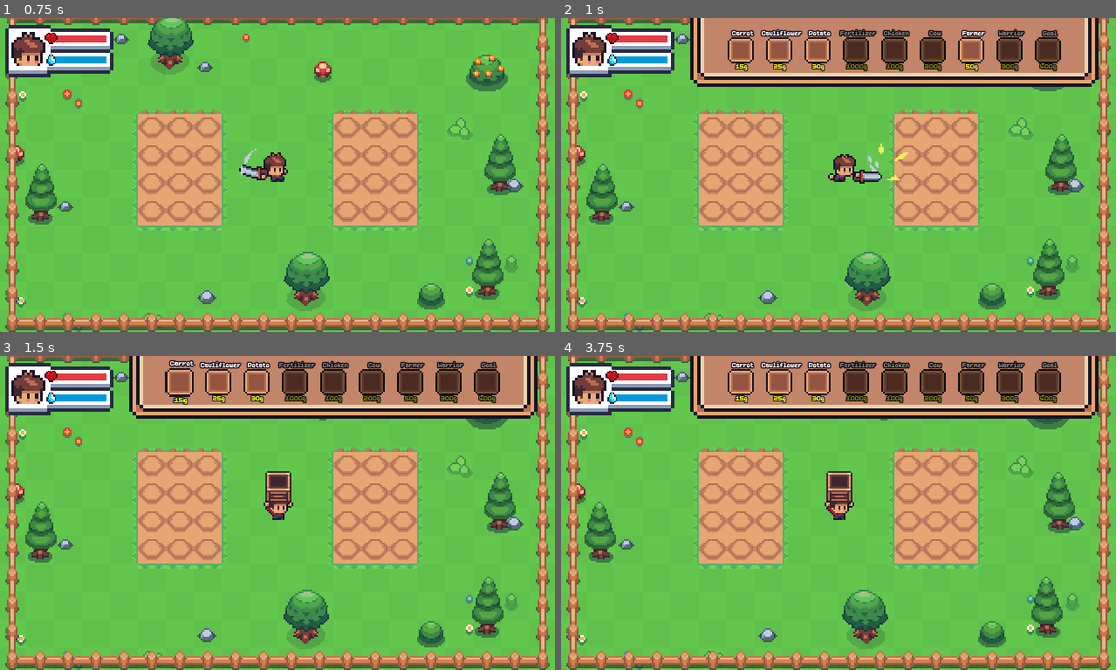
Above: before the commit, frames 1-4 (two rows, left to right).
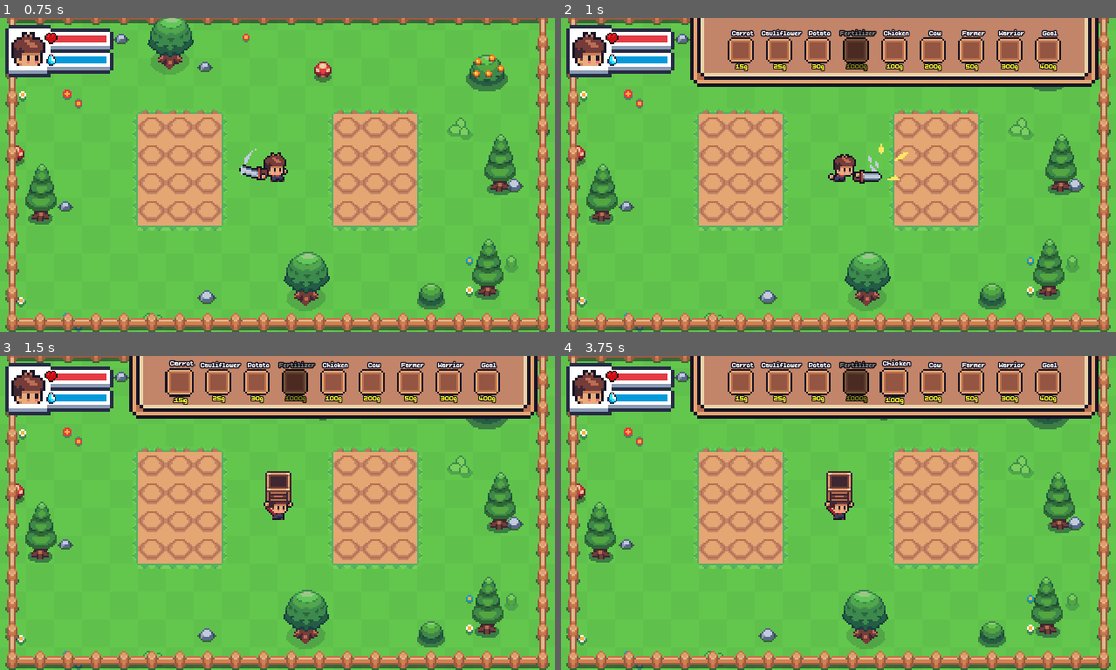
Above: after the commit, the same moments.

Repository: BenedictZir/farmageddon
Game: Godot game, scene res://Scenes/Level/level_base.tscn
Two runs of this game, one before a commit and one after it. Both use one fixed random seed, a clock stepped at 60 frames per second and the inputs below.
Inputs (mouse positions are in pixels of both pictures, inside the frame that each line leads up to):
- Up to frame 1 (0.75 s): tap Enter at 0.5 s; move the mouse to (399, 159) at 0.52 s; press the mouse at (399, 159) at 0.53 s; hold Right (move_right) from 0.53 s (still down)
- Up to frame 2 (1 s): keep holding Right (move_right); tap Tab (shop_toggle) at 0.77 s; tap Q (drop) at 0.8 s
- Up to frame 3 (1.5 s): release Right (move_right) at 1.25 s; release the mouse at (399, 497) at 1.25 s; click "Carrot" at 1.25 s
- Up to frame 4 (3.75 s): click "Cauliflower" at 2 s; click "Potato" at 2.75 s; click (894, 381) at 3.5 s, where only the run after the commit has a clickable "Chicken"

Frame 1 is identical in both runs. In frame 2, 1.5% of the frame differs, in the area x 58-90%, y 3-17%; in frame 3, 1.8%; in frame 4, 2.0%, in the area x 57-90%, y 0-16%.

Commit message:
feat: game manager and outline for dropped item

Diff:
--- /dev/null
+++ b/Scenes/Autoloads/game_manager.tscn
@@ -0,0 +1,55 @@
+[gd_scene format=3 uid="uid://cax2g5f3d4h3i"]
+
+[ext_resource type="Script" uid="uid://c5pv7eckwm1au" path="res://Scripts/Autoloads/game_manager.gd" id="1_manager"]
+[ext_resource type="FontFile" uid="uid://dwtf8x3d22yem" path="res://Assets/Fonts/BoldPixels.ttf" id="2_font"]
+
+[node name="GameManager" type="CanvasLayer" unique_id=198126639]
+process_mode = 3
+layer = 100
+script = ExtResource("1_manager")
+
+[node name="ColorRect" type="ColorRect" parent="." unique_id=1064266882]
+anchors_preset = 15
+anchor_right = 1.0
+anchor_bottom = 1.0
+grow_horizontal = 2
+grow_vertical = 2
+color = Color(0, 0, 0, 0.705882)
+
+[node name="VBoxContainer" type="VBoxContainer" parent="." unique_id=1028483383]
+anchors_preset = 8
+anchor_left = 0.5
+anchor_top = 0.5
+anchor_right = 0.5
+anchor_bottom = 0.5
+offset_left = -100.0
+offset_top = -50.0
+offset_right = 100.0
+offset_bottom = 50.0
+grow_horizontal = 2
+grow_vertical = 2
+theme_override_constants/separation = 20
+
+[node name="TitleLabel" type="Label" parent="VBoxContainer" unique_id=330103171]
+layout_mode = 2
+theme_override_fonts/font = ExtResource("2_font")
+theme_override_font_sizes/font_size = 32
+text = "LEVEL COMPLETE"
+horizontal_alignment = 1
+
+[node name="HBoxContainer" type="HBoxContainer" parent="VBoxContainer" unique_id=745345094]
+layout_mode = 2
+theme_override_constants/separation = 20
+alignment = 1
+
+[node name="RetryButton" type="Button" parent="VBoxContainer/HBoxContainer" unique_id=728971623]
+layout_mode = 2
+theme_override_fonts/font = ExtResource("2_font")
+theme_override_font_sizes/font_size = 16
+text = " Retry "
+
+[node name="NextButton" type="Button" parent="VBoxContainer/HBoxContainer" unique_id=1816213682]
+layout_mode = 2
+theme_override_fonts/font = ExtResource("2_font")
+theme_override_font_sizes/font_size = 16
+text = " Next Level "
--- a/Scenes/Items/dropped_item.tscn
+++ b/Scenes/Items/dropped_item.tscn
@@ -1,9 +1,25 @@
 [gd_scene format=3 uid="uid://cen6im0vk5etl"]
 
+[ext_resource type="Shader" uid="uid://ogg2oay2xkbc" path="res://Shaders/outline.gdshader" id="2_qg7x7"]
+[ext_resource type="Texture2D" uid="uid://cav12hpt30cr6" path="res://Assets/Sunnyside_World_ASSET_PACK_V2.1/Sunnyside_World_ASSET_PACK_V2.1/Sunnyside_World_Assets/Elements/Crops/carrot_05.png" id="3_allw1"]
 [ext_resource type="Script" uid="uid://d7cjjm3kvhm4" path="res://Scripts/Placeables/dropped_item.gd" id="scr_dropped"]
 
 [sub_resource type="RectangleShape2D" id="RectangleShape2D_3w7xp"]
 size = Vector2(16, 16)
+
+[sub_resource type="ShaderMaterial" id="ShaderMaterial_allw1"]
+resource_local_to_scene = true
+shader = ExtResource("2_qg7x7")
+shader_parameter/color = Color(1, 1, 1, 1)
+shader_parameter/width = 1.0
+shader_parameter/pattern = 0
+shader_parameter/inside = false
+shader_parameter/add_margins = true
+shader_parameter/do_abs = false
+shader_parameter/do_quantize = false
+shader_parameter/quantize_to = 1.0
+shader_parameter/sine_amplitude = Vector2(0, 1)
+shader_parameter/sine_speed = Vector2(0, 1)
 
 [node name="DroppedItem" type="Area2D" unique_id=489467237]
 collision_layer = 8
@@ -14,3 +30,5 @@
 shape = SubResource("RectangleShape2D_3w7xp")
 
 [node name="Sprite2D" type="Sprite2D" parent="." unique_id=575898322]
+material = SubResource("ShaderMaterial_allw1")
+texture = ExtResource("3_allw1")
--- a/Scenes/Level/level_base.tscn
+++ b/Scenes/Level/level_base.tscn
@@ -8,6 +8,7 @@
 [ext_resource type="Texture2D" uid="uid://g34vps1bunb0" path="res://Assets/Sunnyside_World_ASSET_PACK_V2.1/Sunnyside_World_ASSET_PACK_V2.1/Sunnyside_World_Assets/Elements/Plants/spr_deco_tree_01_strip4.png" id="5_dlak8"]
 [ext_resource type="Shader" uid="uid://w3mckfty164d" path="res://Shaders/sawit.gdshader" id="5_sj5t6"]
 [ext_resource type="PackedScene" uid="uid://cmgajr2sc2bvt" path="res://Scenes/Enemy/goblin.tscn" id="8_6fsfs"]
+[ext_resource type="Script" uid="uid://dofyuwdsoybf2" path="res://Scripts/Level/level_base.gd" id="scr_lvl_b"]
 
 [sub_resource type="TileSetAtlasSource" id="TileSetAtlasSource_ty4vd"]
 texture = ExtResource("2_i1iga")
@@ -1779,6 +1780,7 @@
 
 [node name="LevelBase" type="Node2D" unique_id=395313815]
 y_sort_enabled = true
+script = ExtResource("scr_lvl_b")
 
 [node name="Ground" type="TileMapLayer" parent="." unique_id=1670514207]
 z_index = -1
@@ -1928,3 +1930,11 @@
 
 [node name="Goblin" parent="." unique_id=7649292 instance=ExtResource("8_6fsfs")]
 position = Vector2(1047, -23)
+player_detect_range = null
+steal_detect_range = null
+attack_range = null
+attack_stop_range = null
+steal_duration = null
+run_speed = null
+walk_speed = null
+roam_change_interval = null
--- a/Scenes/UI/shop.tscn
+++ b/Scenes/UI/shop.tscn
@@ -1331,9 +1331,12 @@
 
 [node name="Carrot" parent="Bar/HBoxContainer/Crops" unique_id=2002373778 instance=ExtResource("scn_shop_item")]
 layout_mode = 2
+item_id = null
 item_name = "Carrot"
 price = 15
 item_data = ExtResource("14_m1un4")
+hover_scale_multiplier = null
+animation_duration = null
 
 [node name="Cauliflower" parent="Bar/HBoxContainer/Crops" unique_id=462347908 instance=ExtResource("scn_shop_item")]
 layout_mode = 2
@@ -1341,18 +1344,24 @@
 item_name = "Cauliflower"
 price = 25
 item_data = ExtResource("15_een5p")
+hover_scale_multiplier = null
+animation_duration = null
 
 [node name="Crop3" parent="Bar/HBoxContainer/Crops" unique_id=808732040 instance=ExtResource("scn_shop_item")]
 layout_mode = 2
 item_id = 3
 item_name = "Potato"
 price = 30
+hover_scale_multiplier = null
+animation_duration = null
 
 [node name="Fertilizer" parent="Bar/HBoxContainer/Crops" unique_id=847154558 instance=ExtResource("scn_shop_item")]
 layout_mode = 2
 item_id = 4
 item_name = "Fertilizer"
 price = 1000
+hover_scale_multiplier = null
+animation_duration = null
 
 [node name="Animals" type="HBoxContainer" parent="Bar/HBoxContainer" unique_id=114398264]
 layout_mode = 2
@@ -1362,12 +1371,16 @@
 item_id = 5
 item_name = "Chicken"
 price = 100
+hover_scale_multiplier = null
+animation_duration = null
 
 [node name="Cow" parent="Bar/HBoxContainer/Animals" unique_id=1377985927 instance=ExtResource("scn_shop_item")]
 layout_mode = 2
 item_id = 6
 item_name = "Cow"
 price = 200
+hover_scale_multiplier = null
+animation_duration = null
 
 [node name="Helper" type="HBoxContainer" parent="Bar/HBoxContainer" unique_id=1101036095]
 layout_mode = 2
@@ -1377,12 +1390,16 @@
 item_id = 7
 item_name = "Farmer"
 price = 50
+hover_scale_multiplier = null
+animation_duration = null
 
 [node name="WarriorHelper" parent="Bar/HBoxContainer/Helper" unique_id=800627408 instance=ExtResource("scn_shop_item")]
 layout_mode = 2
 item_id = 8
 item_name = "Warrior"
 price = 300
+hover_scale_multiplier = null
+animation_duration = null
 
 [node name="Goal2" type="HBoxContainer" parent="Bar/HBoxContainer" unique_id=1957344051]
 layout_mode = 2
@@ -1392,5 +1409,7 @@
 item_id = 9
 item_name = "Goal"
 price = 400
+hover_scale_multiplier = null
+animation_duration = null
 
 [node name="AnimationPlayer" type="AnimationPlayer" parent="." unique_id=1027574005]
--- a/Scripts/Autoloads/currency_manager.gd
+++ b/Scripts/Autoloads/currency_manager.gd
@@ -5,7 +5,7 @@
 
 signal gold_changed(new_amount: int)
 
-var gold: int = 50 : set = set_gold
+var gold: int = 500 : set = set_gold
 
 func set_gold(value: int) -> void:
 	gold = max(0, value)
--- /dev/null
+++ b/Scripts/Autoloads/game_manager.gd
@@ -0,0 +1,103 @@
+extends CanvasLayer
+
+## Autoload that manages cross-level data, win/lose conditions, and the Game Loop UI.
+
+@onready var color_rect: ColorRect = $ColorRect
+@onready var title_label: Label = $VBoxContainer/TitleLabel
+@onready var retry_button: Button = $VBoxContainer/HBoxContainer/RetryButton
+@onready var next_button: Button = $VBoxContainer/HBoxContainer/NextButton
+@onready var vbox: VBoxContainer = $VBoxContainer
+
+var map_extents := Vector2(320, 180) # Default size
+var current_level_path := ""
+
+var _game_over := false
+var _check_timer := 0.0
+
+
+func _ready() -> void:
+	hide_ui()
+	retry_button.pressed.connect(_on_retry_pressed)
+	next_button.pressed.connect(_on_next_pressed)
+
+
+func register_level(extents: Vector2, scene_path: String) -> void:
+	map_extents = extents
+	current_level_path = scene_path
+	_game_over = false
+	hide_ui()
+
+
+func _process(delta: float) -> void:
+	if _game_over:
+		return
+
+	_check_timer += delta
+	if _check_timer >= 1.0:
+		_check_timer = 0.0
+		_check_lose_condition()
+
+
+func _check_lose_condition() -> void:
+	# Lose if: Gold < lowest shop price (assuming 15) AND
+	# No crops planted AND player not holding any seeds/crops.
+	if CurrencyManager.gold >= 15:
+		return
+
+	var player = PlayerRef.instance
+	if player and player.is_carrying:
+		var held = player.get("_held_item")
+		if held is CropData:
+			return # Still has seeds/crops to plant/sell
+
+	var planted_crops = get_tree().get_nodes_in_group("plantable_tiles").filter(func(tile): return tile.get("occupied") == true)
+	if planted_crops.size() > 0:
+		return # Crops are growing
+
+	# No money, no seeds, no crops growing = softlock
+	lose()
+
+
+func win() -> void:
+	if _game_over:
+		return
+	_game_over = true
+	get_tree().paused = true
+	title_label.text = "LEVEL COMPLETE!"
+	color_rect.color = Color(0, 0, 0, 0.7)
+	next_button.show()
+	show_ui()
+
+
+func lose() -> void:
+	if _game_over:
+		return
+	_game_over = true
+	get_tree().paused = true
+	title_label.text = "TRY AGAIN"
+	title_label.modulate = Color.INDIAN_RED
+	color_rect.color = Color(0, 0, 0, 0.8)
+	next_button.hide()
+	show_ui()
+
+
+func show_ui() -> void:
+	visible = true
+
+
+func hide_ui() -> void:
+	visible = false
+	get_tree().paused = false
+
+
+func _on_retry_pressed() -> void:
+	get_tree().paused = false
+	get_tree().reload_current_scene()
+	# TODO
+
+
+func _on_next_pressed() -> void:
+	get_tree().paused = false
+	# Soon: we will load the next level from an array
+	# For now, just reload the current level to simulate transition
+	get_tree().reload_current_scene()
--- a/Scripts/Enemy/goblin_ai.gd
+++ b/Scripts/Enemy/goblin_ai.gd
@@ -88,12 +88,12 @@
 
 func get_nearest_edge() -> Vector2:
 	var pos := global_position
-	# For a map centered at (0,0) with 640x360 boundaries:
+	var extents := GameManager.map_extents
 	var edges := [
-		Vector2(pos.x, -105),
-		Vector2(pos.x, 105),
-		Vector2(-170, pos.y),
-		Vector2(170, pos.y),
+		Vector2(pos.x, -extents.y),
+		Vector2(pos.x, extents.y),
+		Vector2(-extents.x, pos.y),
+		Vector2(extents.x, pos.y),
 	]
 	var nearest = edges[0]
 	var nearest_dist := pos.distance_to(edges[0])
--- /dev/null
+++ b/Scripts/Level/level_base.gd
@@ -0,0 +1,12 @@
+extends Node2D
+class_name LevelBase
+
+## The base root of every farm level.
+## It configures its own Map Bounds and registers with the GameManager.
+
+@export var map_extents := Vector2(170, 105)
+
+
+func _ready() -> void:
+	# Register the current boundaries so Goblin AI and game systems know
+	GameManager.register_level(map_extents, scene_file_path)
--- a/Scripts/UI/shop_item.gd
+++ b/Scripts/UI/shop_item.gd
@@ -8,6 +8,7 @@
 @export var price: int = 10
 @export var icon: Texture2D
 @export var item_data: Resource  # CropData, or any placeable data
+@export var is_goal := false
 
 @onready var name_label: Label = $NameLabel
 @onready var icon_rect: TextureRect = $IconRect
@@ -35,6 +36,8 @@
 	if not CurrencyManager.spend_gold(price):
 		return
 	player.hold_item(item_data)
+	if is_goal:
+		GameManager.win()
 
 
 func _on_gold_changed(_new_gold: int) -> void:
--- /dev/null
+++ b/Shaders/outline.gdshader
@@ -0,0 +1,100 @@
+shader_type canvas_item;
+
+////////////////////////////////////
+// OUTLINE UNIFORMS
+////////////////////////////////////
+uniform vec4 color : source_color = vec4(1.0);
+uniform float width : hint_range(0, 10) = 1.0;
+uniform int pattern : hint_range(0, 2) = 0;
+uniform bool inside = false;
+uniform bool add_margins = true;
+
+////////////////////////////////////
+// FLOATING SINE UNIFORMS
+////////////////////////////////////
+group_uniforms Sine;
+uniform bool do_abs = false;
+uniform bool do_quantize = false;
+uniform float quantize_to : hint_range(0, 2, 0.1) = 1.0;
+uniform vec2 sine_amplitude = vec2(1.0, 0.0);
+uniform vec2 sine_speed = vec2(1.0, 0.0);
+
+////////////////////////////////////
+// VERTEX FUNCTION
+////////////////////////////////////
+void vertex() {
+    // --- Floating motion first ---
+    vec2 s = sin(TIME * sine_speed);
+    if (do_abs) {
+        s = abs(s);
+    }
+    vec2 float_offset = s * sine_amplitude;
+
+    if (do_quantize) {
+        float_offset = round(float_offset / quantize_to) * quantize_to;
+    }
+
+    VERTEX += float_offset;
+
+    // --- Outline margin expansion ---
+    if (add_margins) {
+        VERTEX += (UV * 2.0 - 1.0) * width;
+    }
+}
+
+////////////////////////////////////
+// HELPER
+////////////////////////////////////
+bool hasContraryNeighbour(vec2 uv, vec2 texture_pixel_size, sampler2D texture) {
+    for (float i = -ceil(width); i <= ceil(width); i++) {
+        float x = abs(i) > width ? width * sign(i) : i;
+        float offset;
+
+        if (pattern == 0) {
+            offset = width - abs(x);
+        } else if (pattern == 1) {
+            offset = floor(sqrt(pow(width + 0.5, 2.0) - x * x));
+        } else if (pattern == 2) {
+            offset = width;
+        }
+
+        for (float j = -ceil(offset); j <= ceil(offset); j++) {
+            float y = abs(j) > offset ? offset * sign(j) : j;
+            vec2 xy = uv + texture_pixel_size * vec2(x, y);
+
+            if ((xy != clamp(xy, vec2(0.0), vec2(1.0)) || texture(texture, xy).a <= 0.0) == inside) {
+                return true;
+            }
+        }
+    }
+
+    return false;
+}
+
+////////////////////////////////////
+// FRAGMENT
+////////////////////////////////////
+void fragment() {
+    vec2 uv = UV;
+
+    if (add_margins) {
+        vec2 texture_pixel_size = vec2(1.0) /
+        (vec2(1.0) / TEXTURE_PIXEL_SIZE + vec2(width * 2.0));
+
+        uv = (uv - texture_pixel_size * width) *
+        TEXTURE_PIXEL_SIZE / texture_pixel_size;
+
+        if (uv != clamp(uv, vec2(0.0), vec2(1.0))) {
+            COLOR.a = 0.0;
+        } else {
+            COLOR = texture(TEXTURE, uv);
+        }
+    } else {
+        COLOR = texture(TEXTURE, uv);
+    }
+
+    if ((COLOR.a > 0.0) == inside && hasContraryNeighbour(uv, TEXTURE_PIXEL_SIZE, TEXTURE)) {
+        COLOR.rgb = inside ? mix(COLOR.rgb, color.rgb, color.a) : color.rgb;
+        COLOR.a += (1.0 - COLOR.a) * color.a;
+    }
+}
--- a/project.godot
+++ b/project.godot
@@ -21,6 +21,7 @@
 CurrencyManager="*uid://d37ehmdtlj6vc"
 AudioGlobal="*uid://durhrt4ebmvf1"
 PlayerRef="*res://Scripts/Autoloads/player_ref.gd"
+GameManager="*res://Scenes/Autoloads/game_manager.tscn"
 
 [display]
 
Not shown, added: Scripts/Autoloads/game_manager.gd.uid
Not shown, added: Scripts/Level/level_base.gd.uid
Not shown, added: Shaders/outline.gdshader.uid
